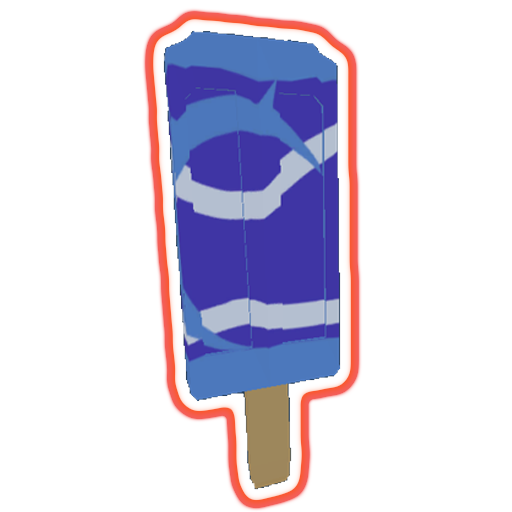
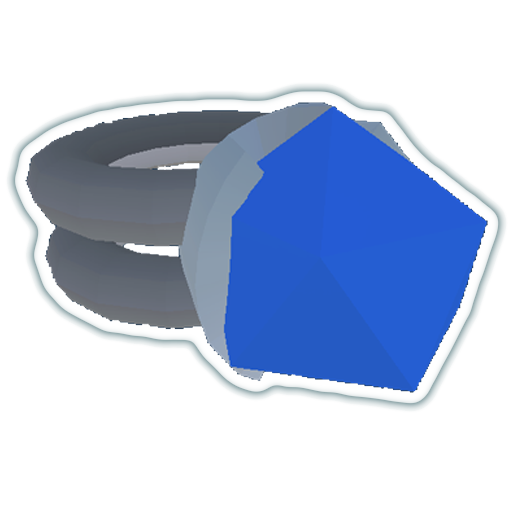
The second (512, 512) image is a revision of the first. Changes to its layers:
hid "Слой 2", painted on it over box(163, 28, 341, 491)
showed group "tier1" (1 layers) over box(24, 101, 489, 394)
added layer "Слой 3" in group "tier1" over box(24, 101, 489, 394)